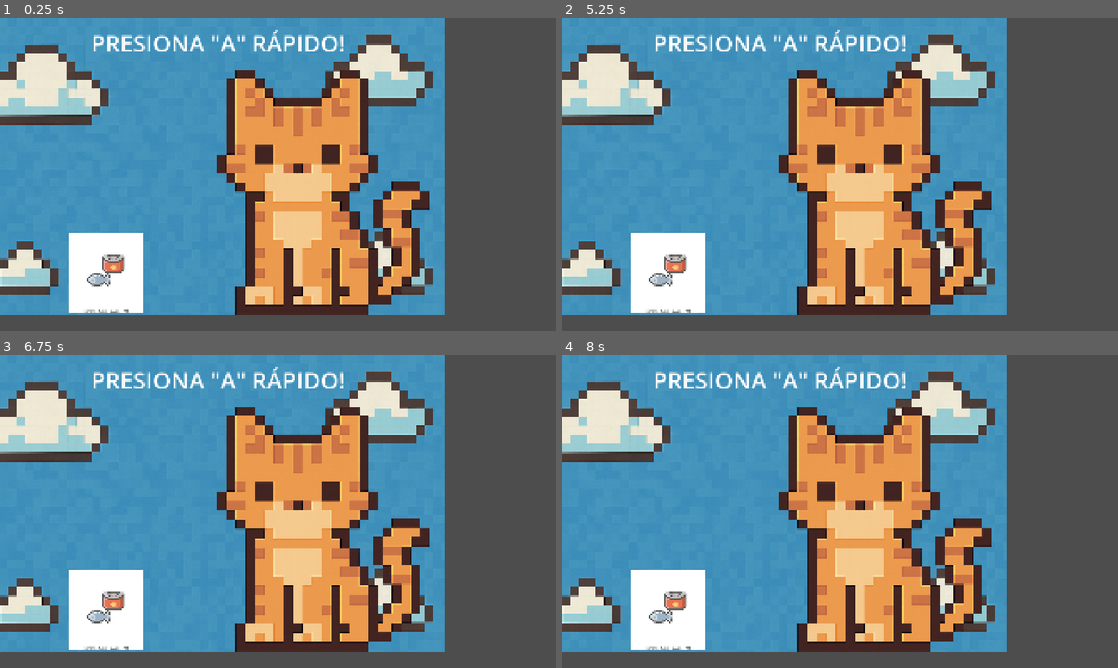
Above: before the commit, frames 1-4 (two rows, left to right).
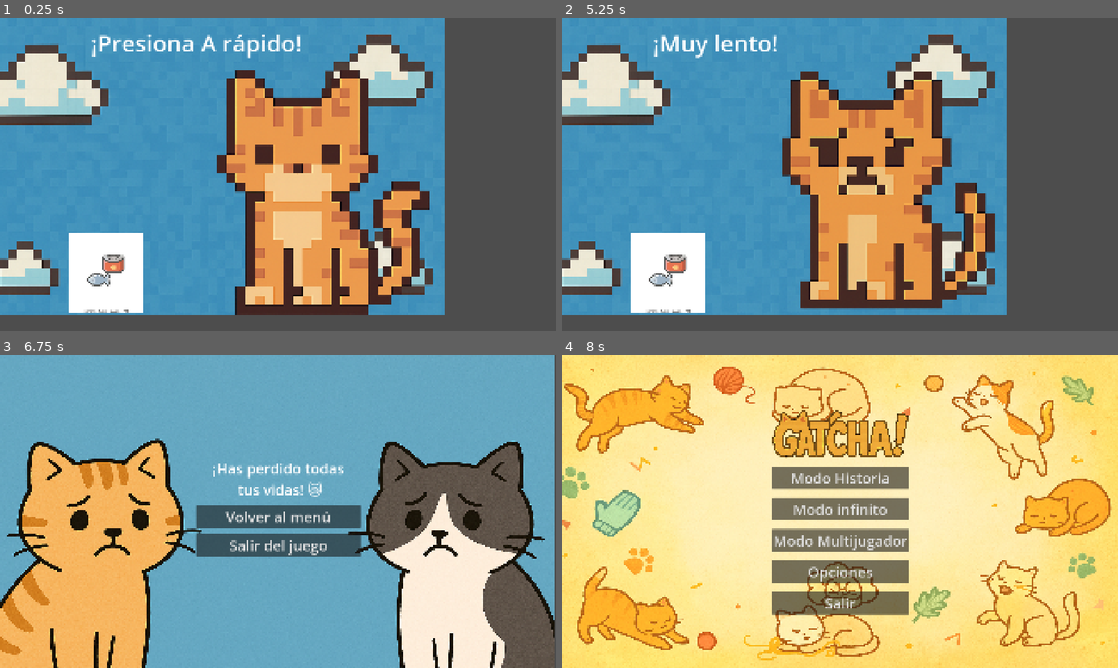
Above: after the commit, the same moments.

Repository: BenjaminCuello/Gatcha-Cat-Microgames
Game: Godot game, scene res://microjuegos/micro_abrelatas.tscn
Same seed, same stepped clock (60 frames per second), same inputs: the game is played once before the commit and once after it. This scene is started directly instead of the project's main scene.
Inputs (mouse positions are in pixels of both pictures, inside the frame that each line leads up to):
- Up to frame 1 (0.25 s): no input
- Up to frame 2 (5.25 s): tap A at 0.5, 1.25, 2.75, 3.5 s; hold Right 0.53-1.28 s; hold Enter (ui_accept) 0.53-1.28 s; hold A 1.28-2.03 s; tap Enter (ui_accept) at 1.35, 1.52, 1.82, 2.85, 3.02, 3.32, 4.35, 4.52, 4.82 s; hold Enter (ui_accept) 2.03-2.78 s; hold Right 2.03-3.53 s; hold Enter (ui_accept) 3.53-4.28 s; hold A from 3.53 s (still down); hold Enter (ui_accept) from 5.03 s (still down)
- Up to frame 3 (6.75 s): release A at 5.78 s; release Enter (ui_accept) at 5.78 s; hold Right from 5.78 s (still down); tap Enter (ui_accept) at 5.85, 6.02, 6.32 s; hold Enter (ui_accept) from 6.53 s (still down)
- Up to frame 4 (8 s): release Right at 7.25 s; release Enter (ui_accept) at 7.25 s; click (840, 517) at 7.25 s, where only the run after the commit has a clickable "Volver al menú"

The runs differ from the first frame. In frame 1, 1.4% of the frame differs, in the area x 16-62%, y 3-13%; in frame 2, 13%; in frame 3, 94%; in frame 4, 99%, in the area x 0-100%, y 0-100%.
Error before the commit: Parse Error: Preload file "res://sprites/gatobocacerrada.png" does not exist. (res://microjuegos/micro_abrelatas.gd:15)

Commit message:
rutas arregladas atrapalo

Diff:
--- a/v3.0/microjuegos/micro_abrelatas.gd
+++ b/v3.0/microjuegos/micro_abrelatas.gd
@@ -12,8 +12,8 @@
 	set_process_input(true)
 	texto.text = "¡Presiona A rápido!"
 	# Cambia estas rutas si tus imágenes están en otra carpeta
-	gato.texture = preload("res://sprites/gatobocacerrada.png")
-	lata.texture = preload("res://sprites/fish-can-pixel-art-food-260nw-2302674731.webp")
+	gato.texture = preload("res://sprites/micro 1/gatobocacerrada.png")
+	lata.texture = preload("res://sprites/micro 1/fish-can-pixel-art-food-260nw-2302674731.webp")
 
 func _input(event):
 	if event.is_action_pressed("ui_accept"):  # tecla Enter o botón A
@@ -29,15 +29,15 @@
 
 func victoria():
 	texto.text = "¡Lo lograste!"
-	gato.texture = preload("res://sprites/gatofelix.png")
-	lata.texture = preload("res://sprites/fish-can-pixel-art-food-260nw-2302674731.webp")
+	gato.texture = preload("res://sprites/micro 1/gatofelix.png")
+	lata.texture = preload("res://sprites/micro 1/fish-can-pixel-art-food-260nw-2302674731.webp")
 	await get_tree().create_timer(1.5).timeout
 	get_tree().change_scene_to_file("res://escenas/fin_victoria.tscn")
 	emit_signal("finished", true)
 
 func derrota():
 	texto.text = "¡Muy lento!"
-	gato.texture = preload("res://sprites/gatotriste.png")
+	gato.texture = preload("res://sprites/micro 1/gatotriste.png")
 	await get_tree().create_timer(1.5).timeout
 	get_tree().change_scene_to_file("res://escenas/fin_derrota.tscn")
 	emit_signal("finished", false)
--- a/v3.0/microjuegos/micro_abrelatas.tscn
+++ b/v3.0/microjuegos/micro_abrelatas.tscn
@@ -2,8 +2,8 @@
 
 [ext_resource type="Script" uid="uid://d05xiufal8idq" path="res://microjuegos/micro_abrelatas.gd" id="1_tfu1x"]
 [ext_resource type="Texture2D" uid="uid://cnpij3bucijph" path="res://fondos/fondocielo.png" id="2_lt8fw"]
-[ext_resource type="Texture2D" uid="uid://dgi3aj6dhml7m" path="res://sprites/gatobocacerrada.png" id="3_kjngu"]
-[ext_resource type="Texture2D" uid="uid://cpugackh2frmd" path="res://sprites/fish-can-pixel-art-food-260nw-2302674731.webp" id="4_v37h8"]
+[ext_resource type="Texture2D" uid="uid://dgi3aj6dhml7m" path="res://sprites/micro 1/gatobocacerrada.png" id="3_kjngu"]
+[ext_resource type="Texture2D" uid="uid://cpugackh2frmd" path="res://sprites/micro 1/fish-can-pixel-art-food-260nw-2302674731.webp" id="4_v37h8"]
 
 [node name="MicroAbrelatas" type="Control"]
 layout_mode = 3
